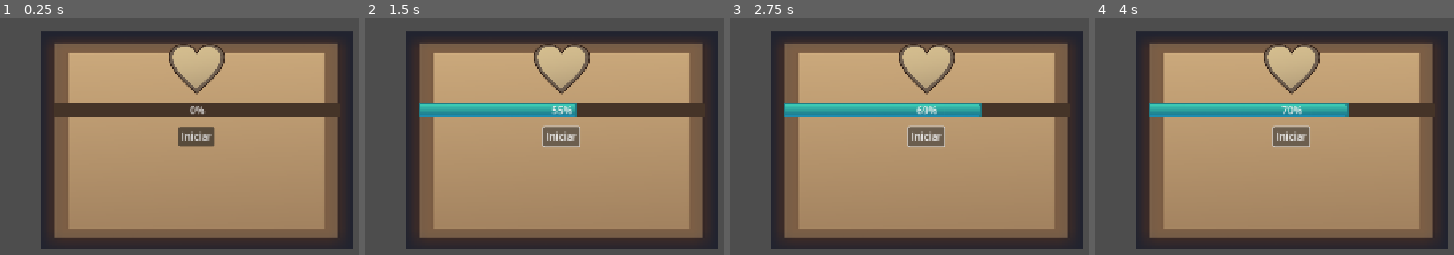
Above: before the commit, frames 1-4 (left to right).
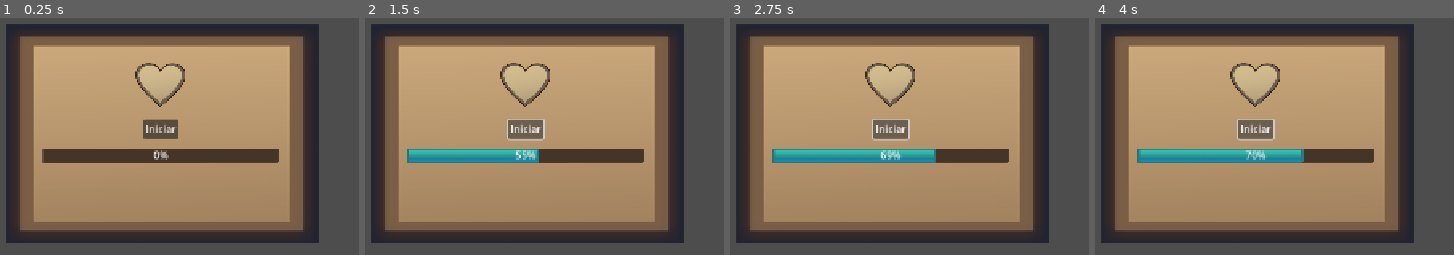
Above: after the commit, the same moments.

Repository: laisgsz/Atividade8_nineslice
Game: Godot game, scene res://cena7.tscn
Two runs of this game, one before a commit and one after it. Both use one fixed random seed, a clock stepped at 60 frames per second and the inputs below.
Inputs:
- Up to frame 1 (0.25 s): no input
- Up to frame 2 (1.5 s): click "Iniciar" at 0.5 s; click "Iniciar" at 1.25 s
- Up to frame 3 (2.75 s): click "Iniciar" at 2 s
- Up to frame 4 (4 s): tap Enter at 3.5 s

The runs differ from the first frame. In frame 1, 52% of the frame differs, in the area x 1-99%, y 2-98%; in frame 2, 52%; in frame 3, 52%; in frame 4, 52%.

Commit message:
enviando
enviando

Diff:
--- a/cena7.tscn
+++ b/cena7.tscn
@@ -19,21 +19,20 @@
 anchor_bottom = 1.0
 offset_left = 4.0
 offset_top = 4.0
-offset_right = 4.0
-offset_bottom = 4.0
+offset_right = -6.0
 grow_horizontal = 2
 grow_vertical = 2
 script = ExtResource("1_r1ocq")
 
 [node name="CenterContainer" type="CenterContainer" parent="."]
 layout_mode = 1
-anchors_preset = 15
-anchor_right = 1.0
+anchors_preset = -1
+anchor_right = 1.037
 anchor_bottom = 1.0
-offset_left = 51.0
-offset_top = 6.0
-offset_right = 51.0
-offset_bottom = 6.0
+offset_left = 8.0
+offset_top = -2.0
+offset_right = -51.9901
+offset_bottom = -4.0
 grow_horizontal = 2
 grow_vertical = 2
 
@@ -52,6 +51,10 @@
 anchors_preset = 15
 anchor_right = 1.0
 anchor_bottom = 1.0
+offset_left = 39.0
+offset_top = 37.0
+offset_right = -44.0
+offset_bottom = -34.0
 grow_horizontal = 2
 grow_vertical = 2
 theme_override_constants/margin_left = 20
@@ -63,13 +66,26 @@
 layout_mode = 2
 theme_override_constants/separation = 15
 
-[node name="TextureRect" type="TextureRect" parent="CenterContainer/NinePatchRect/MarginContainer/VBoxContainer"]
+[node name="HBoxContainer" type="HBoxContainer" parent="CenterContainer/NinePatchRect/MarginContainer/VBoxContainer"]
+layout_mode = 2
+size_flags_vertical = 0
+alignment = 1
+
+[node name="TextureRect" type="TextureRect" parent="CenterContainer/NinePatchRect/MarginContainer/VBoxContainer/HBoxContainer"]
 custom_minimum_size = Vector2(80, 80)
 layout_mode = 2
+size_flags_horizontal = 0
 size_flags_vertical = 4
 texture = ExtResource("3_r1ocq")
 expand_mode = 1
 stretch_mode = 5
+
+[node name="BotaoAnimar" type="Button" parent="CenterContainer/NinePatchRect/MarginContainer/VBoxContainer"]
+custom_minimum_size = Vector2(40, 0)
+layout_mode = 2
+size_flags_horizontal = 4
+size_flags_vertical = 4
+text = "Iniciar"
 
 [node name="MeuProgressBar" type="ProgressBar" parent="CenterContainer/NinePatchRect/MarginContainer/VBoxContainer"]
 custom_minimum_size = Vector2(30, 0)
@@ -78,10 +94,3 @@
 theme_override_styles/background = SubResource("StyleBoxTexture_ajiu3")
 theme_override_styles/fill = SubResource("StyleBoxTexture_2ccng")
 value = 70.0
-
-[node name="BotaoAnimar" type="Button" parent="CenterContainer/NinePatchRect/MarginContainer/VBoxContainer"]
-custom_minimum_size = Vector2(40, 0)
-layout_mode = 2
-size_flags_horizontal = 4
-size_flags_vertical = 4
-text = "Iniciar"
--- a/script_8.gd
+++ b/script_8.gd
@@ -1,8 +1,13 @@
 extends Control
 
-@onready var texture_rect: TextureRect = $NinePatchRect/MarginContainer/VBoxContainer/TextureRect
+# O coração agora está dentro do HBoxContainer
+@onready var texture_rect: TextureRect = $CenterContainer/NinePatchRect/MarginContainer/VBoxContainer/HBoxContainer/TextureRect
+
+# O botão agora vem antes da barra na sua árvore
+@onready var botao: Button = $CenterContainer/NinePatchRect/MarginContainer/VBoxContainer/BotaoAnimar
+
+# A barra de progresso é o último item do VBoxContainer
 @onready var progress_bar: ProgressBar = $CenterContainer/NinePatchRect/MarginContainer/VBoxContainer/MeuProgressBar
-@onready var botao: Button = $CenterContainer/NinePatchRect/MarginContainer/VBoxContainer/BotaoAnimar
 # Variável para controlar a animação e evitar conflitos se clicar várias vezes
 var meu_tween: Tween
 
